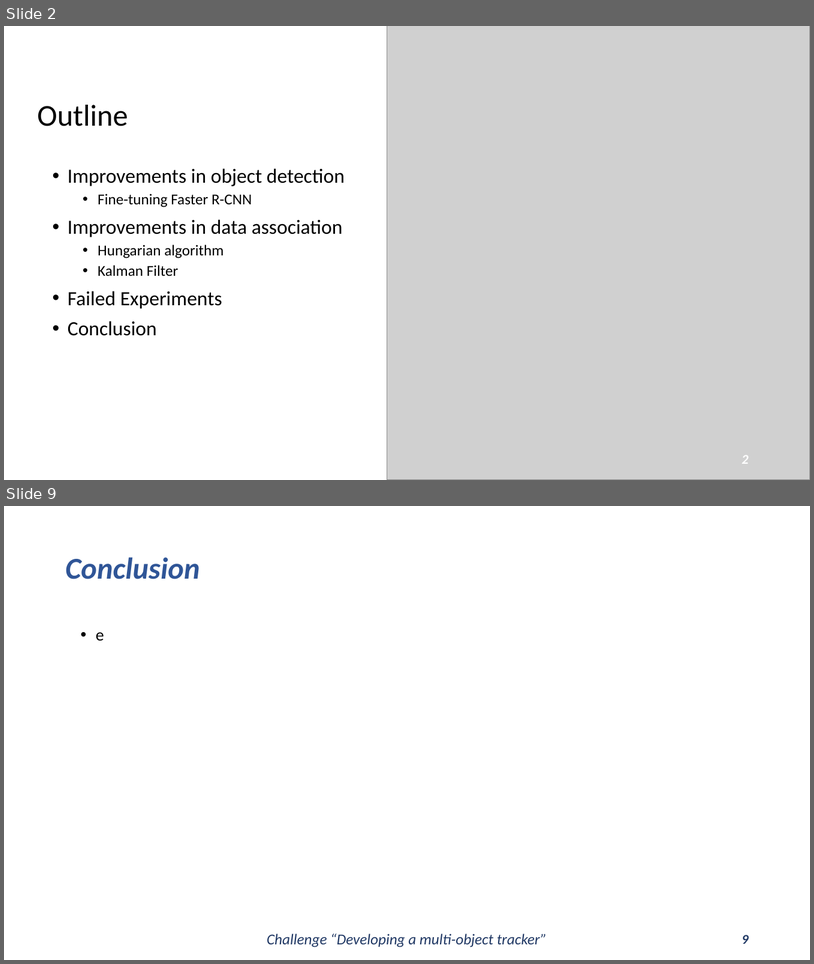
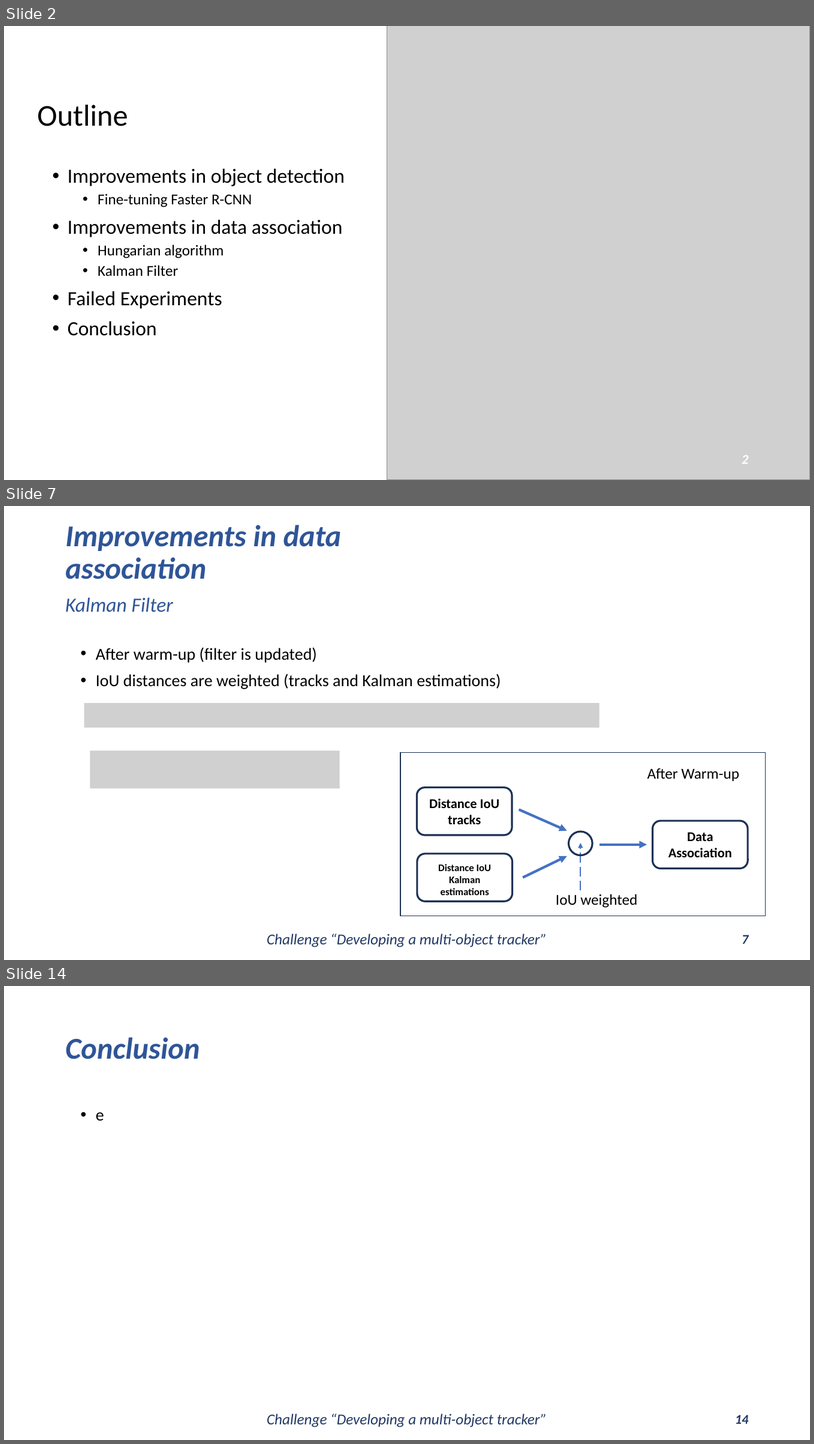
Before and after one commit to Javimh18/DL4VSP, a slide deck: dlvsp_challenge_material/challenge.pptx. Shown one above the other, each under a label of ours: slides 2 and 9 before the commit, slides 2, 7 and 14 after it; the slides between them are not shown. The pictures are 814x964 and 814x1444 pixels, drawn with LibreOffice and Linux fonts; fonts in the diff are those of the drawing; grey boxes stand for pictures. Boxes give left, top, right and bottom in pixels: in the first picture for what was removed or moved away, otherwise in the second. Text is boxed around its words. In the diff, an @@ line names an element or a change of style, - is before the commit and + after.

```diff
--- a/dlvsp_challenge_material/challenge.pptx
+++ b/dlvsp_challenge_material/challenge.pptx
@@ slide 7 added at [4, 506, 810, 960], background #FFFFFF @@
@@ title added at [65, 525, 342, 579], 36 pt, text #2F5597, bold, italic @@
+Improvements in data association
@@ text added at [65, 597, 173, 612], 24 pt, text #2F5597, italic @@
+Kalman Filter
@@ subtitle added at [96, 647, 501, 689], 20 pt, text #000000 @@
+• After warm-up (filter is updated)
+• IoU distances are weighted (tracks and Kalman estimations)
@@ picture added at [84, 703, 600, 727] @@
@@ picture added at [90, 750, 340, 789] @@
@@ rectangle added at [401, 752, 766, 916], outline #1E3256 1 pt @@
@@ text added at [648, 768, 740, 781], 18 pt, text #000000 @@
+After Warm-up
@@ rounded rectangle added at [417, 787, 512, 835], outline #1E3256 2.25 pt @@
@@ text added at [429, 798, 500, 824], 16 pt, text #000000, bold @@
+Distance IoU tracks
@@ arrow added from (519, 809) to (567, 830), #4472C4 3 pt @@
@@ rounded rectangle added at [653, 820, 748, 868], outline #1E3256 2.25 pt @@
@@ ellipse added at [569, 831, 593, 855], outline #1E3256 2.25 pt @@
@@ arrow added from (581, 890) to (581, 843), #4472C4 1.5 pt dashed @@
@@ arrow added from (600, 844) to (648, 844), #4472C4 3 pt @@
@@ text added at [669, 832, 732, 857], 16 pt, text #000000, bold @@
+Data Association
@@ rounded rectangle added at [417, 853, 512, 901], outline #1E3256 2.25 pt @@
@@ text added at [438, 864, 491, 895], 12 pt, text #000000, bold @@
+Distance IoU Kalman estimations
@@ arrow added from (523, 877) to (567, 856), #4472C4 3 pt @@
@@ text added at [556, 894, 638, 907], 18 pt, text #000000 @@
+IoU weighted
@@ text added at [267, 933, 547, 947], 18 pt, text #203864, italic @@
+Challenge “Developing a multi-object tracker”
@@ page number added at [742, 934, 749, 943], 16 pt, text #203864, bold, italic @@
+7
@@ what was slide 9 is now slide 14 @@
@@ page number at [735, 1414, 749, 1423]: text changed @@
-9
+14
```
Also in this commit, not shown: 6 slides changed, 4 other slides added.
